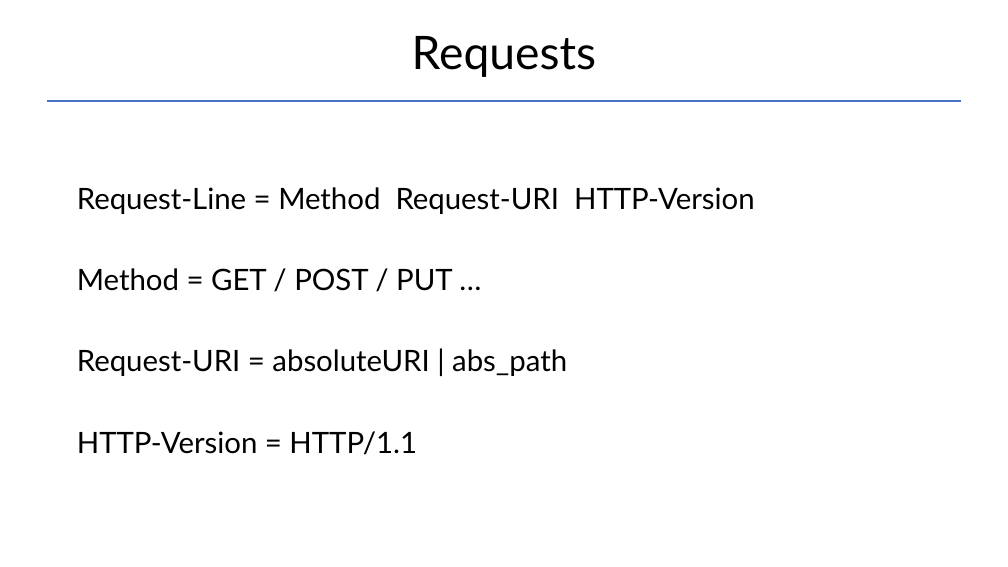
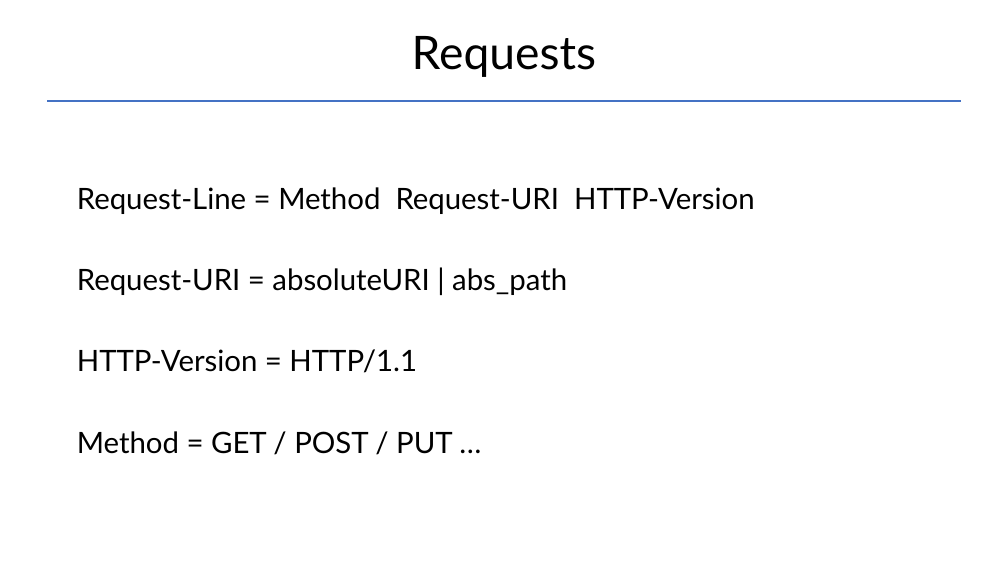
Before and after one commit to Garnik94/Levelup_presentations, a slide deck: slide 9 of Http/Http_presentation.pptx (slide 10 before the commit). Drawn at 1008x567 pixels with LibreOffice and Linux fonts; fonts in the diff are those of the drawing. Boxes give left, top, right and bottom in pixels: in the first picture for what was removed or moved away, otherwise in the second. Text is boxed around its words. In the diff, an @@ line names an element or a change of style, - is before the commit and + after.

```diff
--- a/Http/Http_presentation.pptx
+++ b/Http/Http_presentation.pptx
@@ text at (x1=77, y1=268, x2=453, y2=291): paragraph removed @@
-Method = GET / POST / PUT …
@@ text at (x1=77, y1=431, x2=453, y2=454): paragraph added @@
+Method = GET / POST / PUT …
```
Also in this commit, not shown: 4 other slides changed, 2 slides removed, 2 other files.
